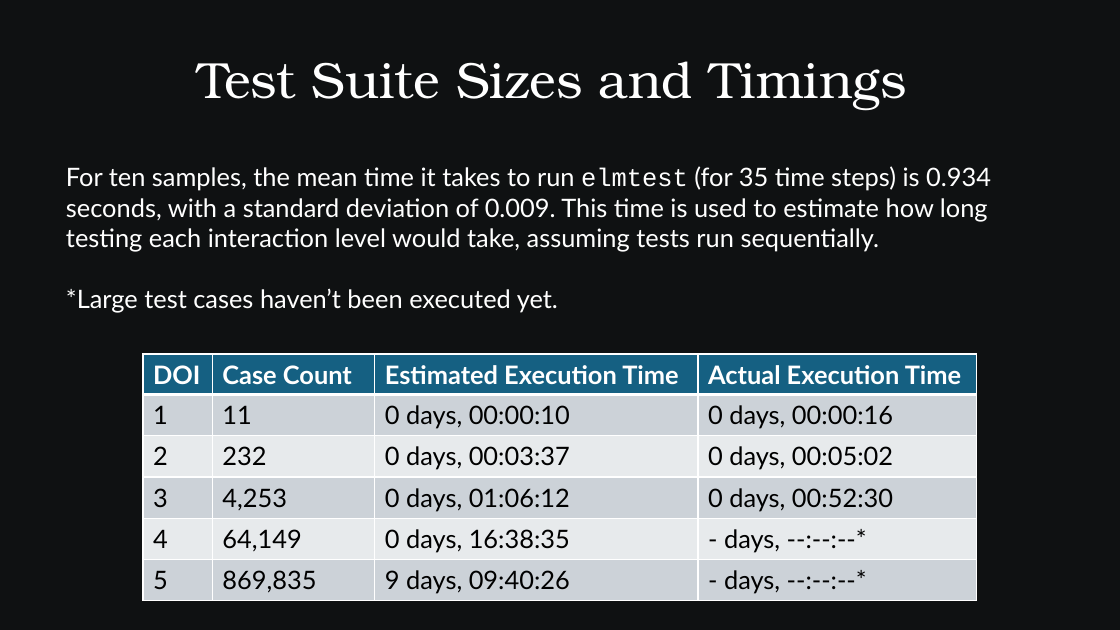
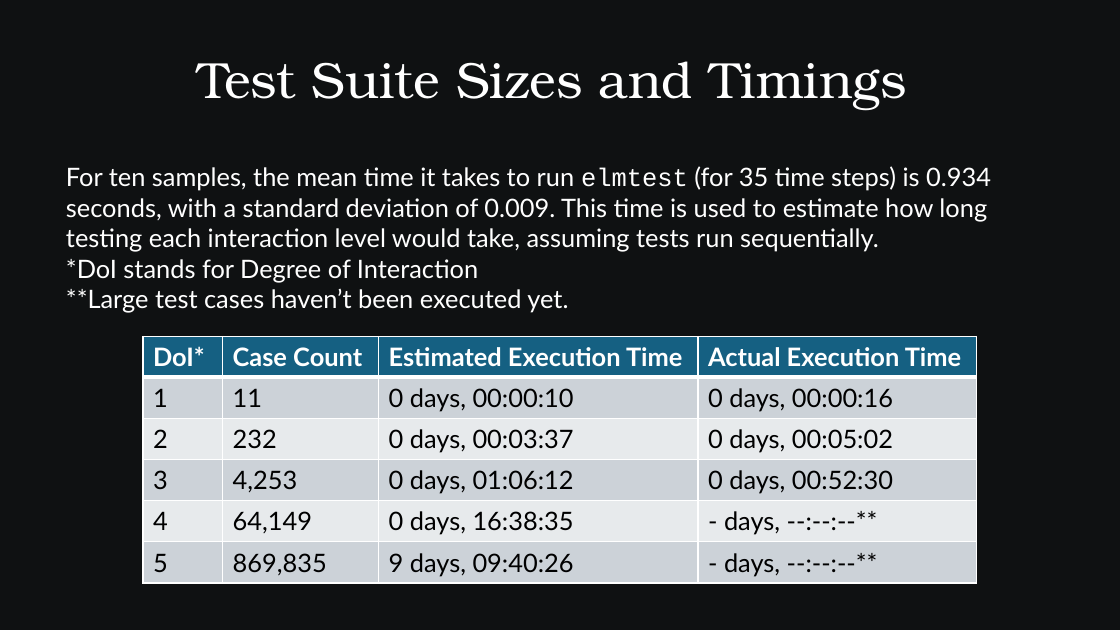
Before and after one commit to SamAllen06/lake_temp_work, a slide deck: slide 39 of documentation/for_collaborators/AnalysisOverview.pptx (slide 41 before the commit). Drawn at 1120x630 pixels with LibreOffice and Linux fonts; fonts in the diff are those of the drawing. Boxes give left, top, right and bottom in pixels: in the first picture for what was removed or moved away, otherwise in the second. Text is boxed around its words. In the diff, an @@ line names an element or a change of style, - is before the commit and + after.

```diff
--- a/documentation/for_collaborators/AnalysisOverview.pptx
+++ b/documentation/for_collaborators/AnalysisOverview.pptx
@@ text at (66, 259, 568, 313): text changed @@
-*Large test cases haven’t been executed yet.
+*DoI stands for Degree of Interaction
+**Large test cases haven’t been executed yet.
@@ table at (143, 336, 978, 583) @@
-row 1, column 1: DOI
+row 1, column 1: DoI*
-row 5, column 4: - days, --:--:--*
+row 5, column 4: - days, --:--:--**
-row 6, column 4: - days, --:--:--*
+row 6, column 4: - days, --:--:--**
@@ table: place and size @@
-table at (143, 354, 978, 601)
+table at (143, 336, 978, 583)
```
Also in this commit, not shown: 17 other slides changed, 2 slides removed, 3 other files.
